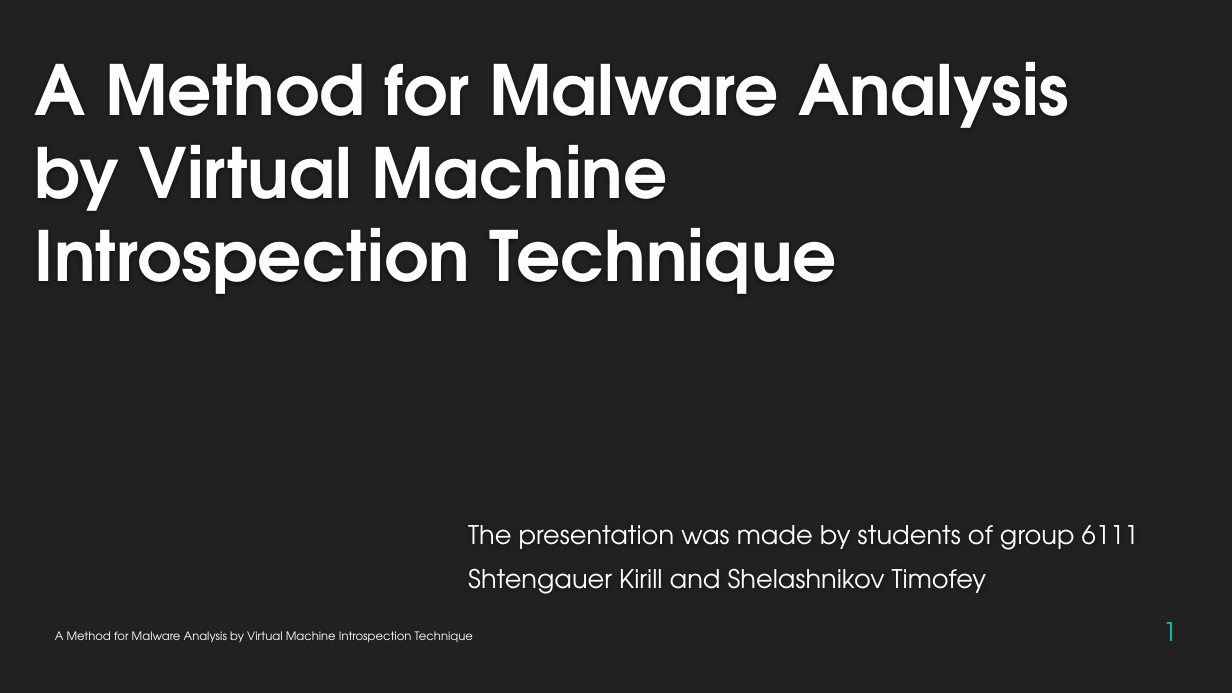
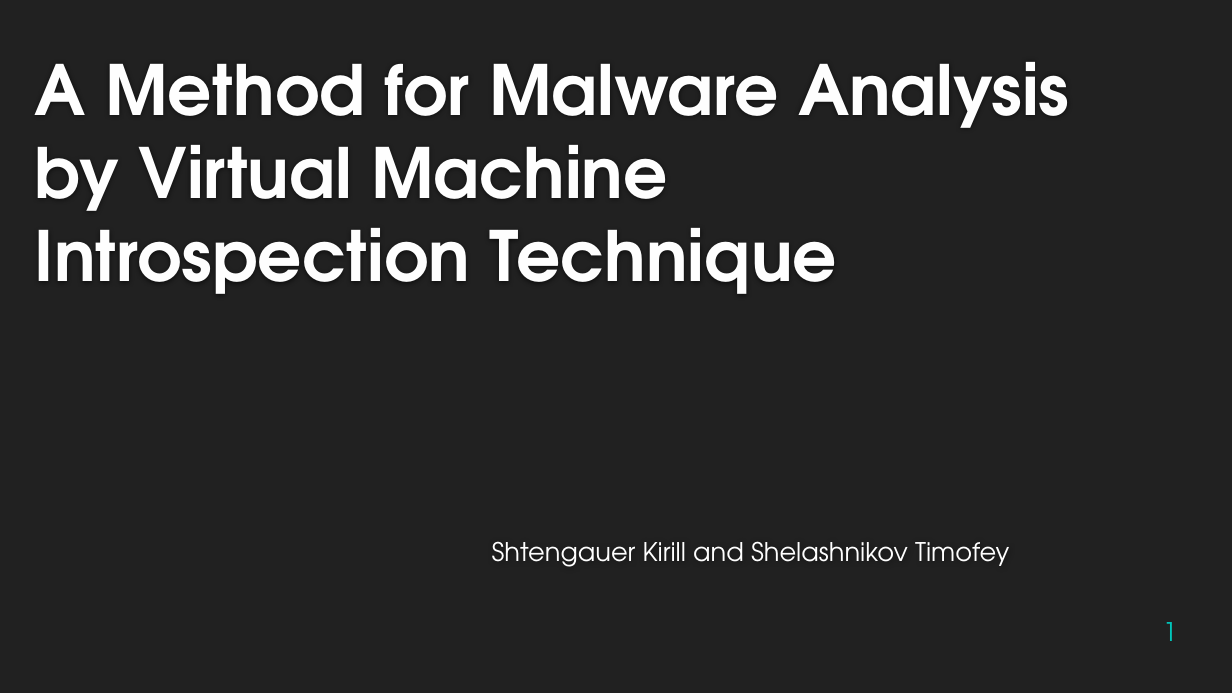
Before and after one commit to KiRiLldrs/academic-fundamentals, a slide deck: slide 1 of lab3 V2.pptx. Drawn at 1232x693 pixels with LibreOffice and Linux fonts; fonts in the diff are those of the drawing; background and template pictures are left out. Boxes give left, top, right and bottom in pixels: in the first picture for what was removed or moved away, otherwise in the second. Text is boxed around its words. In the diff, an @@ line names an element or a change of style, - is before the commit and + after.

```diff
--- a/lab3 V2.pptx
+++ b/lab3 V2.pptx
@@ subtitle at [468, 525, 1139, 550]: paragraph removed @@
-The presentation was made by students of group 6111
@@ subtitle "Shtengauer Kirill and Shelashnikov Timofey": place and size @@
-subtitle "Shtengauer Kirill and Shelashnikov Timofey" at [468, 525, 1139, 594]
+subtitle "Shtengauer Kirill and Shelashnikov Timofey" at [492, 541, 1009, 567]
@@ text removed at [55, 631, 473, 643] @@
-A Method for Malware Analysis by Virtual Machine Introspection Technique
```
Also in this commit, not shown: 12 other slides changed.
